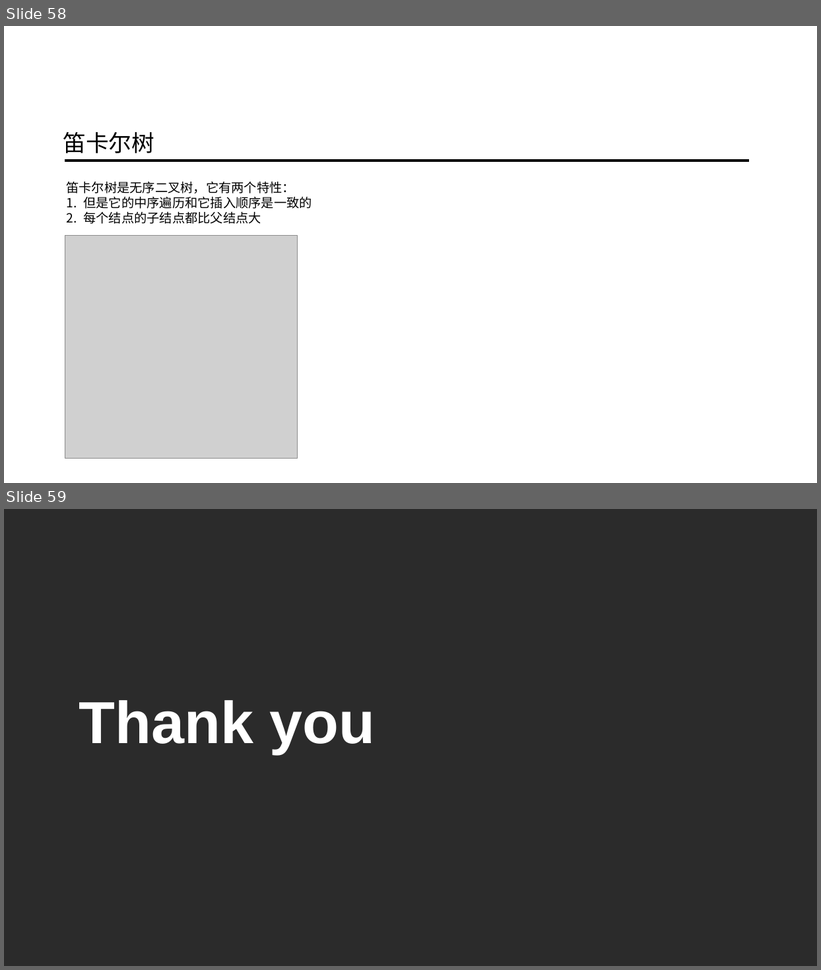
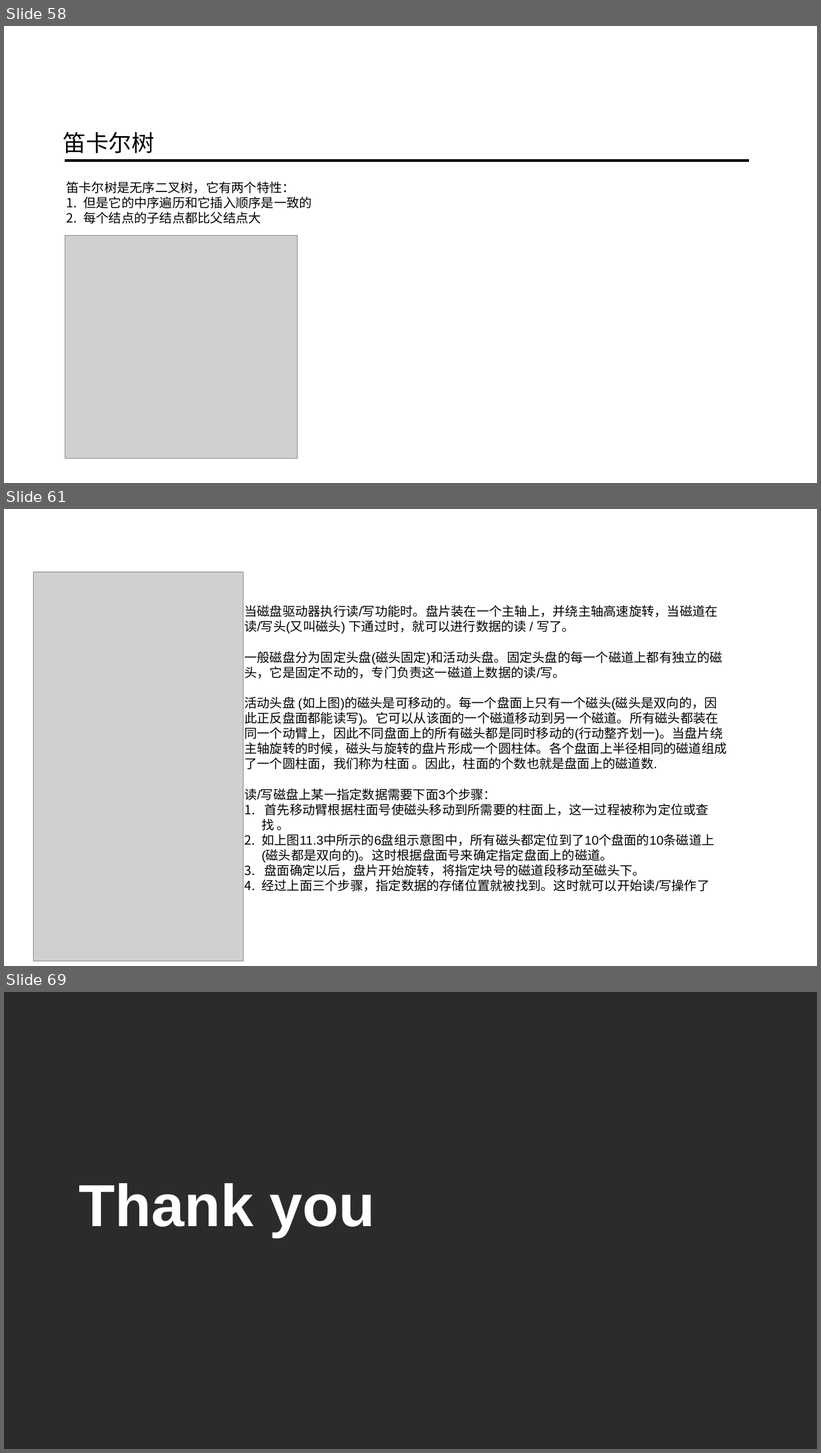
Before and after one commit to ainilili/data-structure-trees-demo, a slide deck: 数据结构之树.pptx. Shown one above the other, each under a label of ours: slides 58 and 59 before the commit, slides 58, 61 and 69 after it; the slides between them are not shown. The pictures are 821x970 and 821x1453 pixels, drawn with LibreOffice and Linux fonts; fonts in the diff are those of the drawing; grey boxes stand for pictures; background and template pictures are left out; a plain dark background stands for a picture behind light text. Boxes give left, top, right and bottom in pixels: in the first picture for what was removed or moved away, otherwise in the second. Text is boxed around its words. In the diff, an @@ line names an element or a change of style, - is before the commit and + after.

Commit message:
update

```diff
--- a/数据结构之树.pptx
+++ b/数据结构之树.pptx
@@ slide 61 added at (x1=4, y1=509, x2=817, y2=966), background picture (left out) @@
@@ picture added at (x1=33, y1=572, x2=243, y2=961) @@
@@ text added at (x1=244, y1=605, x2=727, y2=892), 30 pt, text #000000 @@
+当磁盘驱动器执行读/写功能时。盘片装在一个主轴上，并绕主轴高速旋转，当磁道在读/写头(又叫磁头) 下通过时，就可以进行数据的读 / 写了。
+一般磁盘分为固定头盘(磁头固定)和活动头盘。固定头盘的每一个磁道上都有独立的磁头，它是固定不动的，专门负责这一磁道上数据的读/写。
+活动头盘 (如上图)的磁头是可移动的。每一个盘面上只有一个磁头(磁头是双向的，因此正反盘面都能读写)。它可以从该面的一个磁道移动到另一个磁道。所有磁头都装在同一个动臂上，因此不同盘面上的所有磁头都是同时移动的(行动整齐划一)。当盘片绕主轴旋转的时候，磁头与旋转的盘片形成一个圆柱体。各个盘面上半径相同的磁道组成了一个圆柱面，我们称为柱面 。因此，柱面的个数也就是盘面上的磁道数.
+读/写磁盘上某一指定数据需要下面3个步骤：
+1. 首先移动臂根据柱面号使磁头移动到所需要的柱面上，这一过程被称为定位或查找 。
+2. 如上图11.3中所示的6盘组示意图中，所有磁头都定位到了10个盘面的10条磁道上(磁头都是双向的)。这时根据盘面号来确定指定盘面上的磁道。
+3. 盘面确定以后，盘片开始旋转，将指定块号的磁道段移动至磁头下。
+4. 经过上面三个步骤，指定数据的存储位置就被找到。这时就可以开始读/写操作了
@@ what was slide 59 is now slide 69 @@
```
Also in this commit, not shown: 1 slide changed, 9 other slides added.
